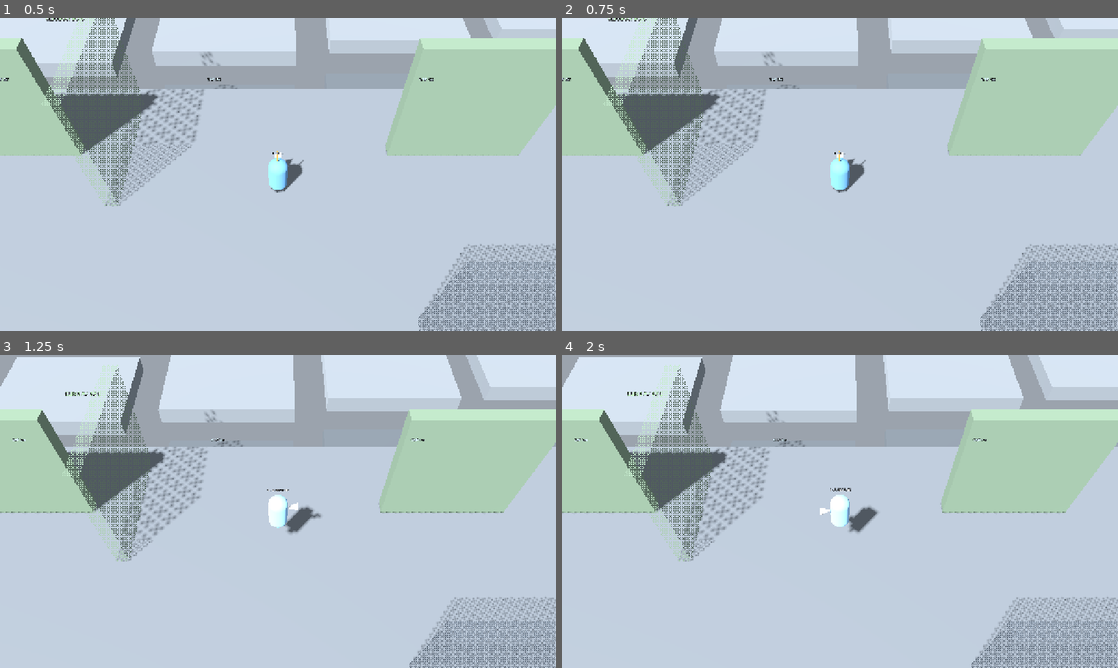
Above: before the commit, frames 1-4 (two rows, left to right).
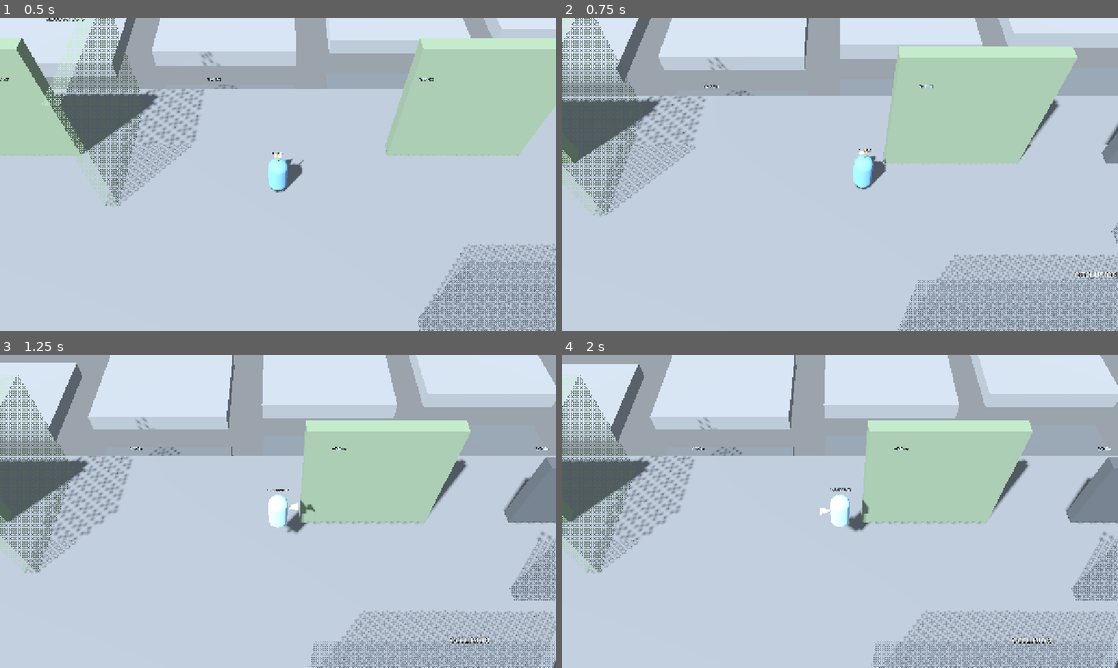
Above: after the commit, the same moments.

Repository: k3vin7/personalized_RPG
Game: Godot game, scene res://scenes/playground.tscn
Same seed, same stepped clock (60 frames per second), same inputs: the game is played once before the commit and once after it. This scene is started directly instead of the project's main scene.
Inputs (mouse positions are in pixels of both pictures, inside the frame that each line leads up to):
- Up to frame 1 (0.5 s): no input
- Up to frame 2 (0.75 s): move the mouse to (962, 158) at 0.52 s; hold F (dash) from 0.53 s (still down)
- Up to frame 3 (1.25 s): keep holding F (dash); tap Space (jump) at 0.77, 0.8, 1.07 s
- Up to frame 4 (2 s): move the mouse to (728, 527) at 1.27 s; release F (dash) at 1.28 s; tap Space (jump) at 1.35, 1.52, 1.82 s; tap F (dash) at 1.55 s

Frame 1 is identical in both runs. In frame 2, 30% of the frame differs, in the area x 0-100%, y 0-100%; in frame 3, 37%; in frame 4, 37%.

Commit message:
단계 3: 돌진(커서 방향, 벽 정지, 공중·중복 금지), 점프 커서 조준 토글

Diff:
--- a/data/physics_tuning.gd
+++ b/data/physics_tuning.gd
@@ -10,6 +10,10 @@
 @export var base_move_speed: float = 6.0
 @export var base_jump_height: float = 1.6
 @export var move_intent_timeout: float = 1.5
+# Off by default, which is the documented rule: a jump keeps the heading it was
+# already travelling on. Turned on, the jump goes where the cursor points at the
+# same speed, so the two can be compared without anything else changing.
+@export var jump_aims_at_cursor: bool = false
 
 @export_group("Strength to weight")
 @export var ratio_k_jump: float = 0.35
--- a/scripts/player/player_movement.gd
+++ b/scripts/player/player_movement.gd
@@ -35,6 +35,9 @@
 var _intent_direction := Vector3.ZERO
 var _intent_left := 0.0
 var _pending_air_target: Variant = null
+var _dash_left := 0.0
+var _dash_direction := Vector3.ZERO
+var _dash_cooldown_left := 0.0
 
 
 func setup(owner_player: Player) -> void:
@@ -123,6 +126,10 @@
 		_click_to_target()
 		get_viewport().set_input_as_handled()
 		return
+	if event.is_action_pressed("dash"):
+		request_dash()
+		get_viewport().set_input_as_handled()
+		return
 	if event.is_action_pressed("jump"):
 		# Buffered, never acted on here: input runs outside the physics step,
 		# where is_on_floor() still holds last step's answer.
@@ -137,6 +144,7 @@
 		# Nothing moves while dead; the body waits where it fell.
 		return
 	_jump_buffer_left = maxf(0.0, _jump_buffer_left - delta)
+	_dash_cooldown_left = maxf(0.0, _dash_cooldown_left - delta)
 	_intent_left = maxf(0.0, _intent_left - delta)
 	if _intent_left == 0.0:
 		_intent_direction = Vector3.ZERO
@@ -145,7 +153,9 @@
 	else:
 		_coyote_left = maxf(0.0, _coyote_left - delta)
 
-	if player.state == Player.State.AIRBORNE:
+	if player.state == Player.State.DASH:
+		_dash_step(delta)
+	elif player.state == Player.State.AIRBORNE:
 		_air_step(delta)
 	else:
 		_ground_step(delta)
@@ -208,6 +218,12 @@
 			horizontal = _intent_direction * player.get_move_speed()
 		else:
 			horizontal = Vector3.ZERO
+	# Only the heading changes with the toggle, never the speed, so the two
+	# rules can be compared with one variable between them.
+	if Tuning.values.jump_aims_at_cursor and horizontal.length() > 0.1:
+		var aim := cursor_direction()
+		if aim.length_squared() > 0.01:
+			horizontal = aim * horizontal.length()
 	_clear_intent()
 	# A jump is a new order of its own, so the click that was taking us
 	# somewhere is dropped rather than resumed on landing.
@@ -230,6 +246,63 @@
 	if player.is_on_floor():
 		player.floor_snap_length = player.default_snap_length()
 		player.change_state(Player.State.MOVE if _has_target else Player.State.IDLE)
+
+
+# DOC: ground only, cursor aimed, and never while already dashing or airborne.
+func request_dash() -> bool:
+	if not player.is_grounded_state() or _dash_cooldown_left > 0.0:
+		return false
+	var aim := cursor_direction()
+	if aim.length_squared() < 0.01:
+		return false
+	_dash_direction = aim
+	_dash_left = Tuning.values.dash_distance
+	_dash_cooldown_left = Tuning.values.dash_cooldown
+	cancel_target()
+	_clear_intent()
+	player.velocity.y = 0.0
+	player.change_state(Player.State.DASH)
+	return true
+
+
+func is_dashing() -> bool:
+	return player.state == Player.State.DASH
+
+
+func _dash_step(delta: float) -> void:
+	var speed: float = Tuning.values.dash_distance / maxf(Tuning.values.dash_duration, 0.01)
+	# Tracked as remaining distance so the last step covers exactly what is
+	# left rather than a frame's worth more or less.
+	var step := minf(speed * delta, _dash_left)
+	_dash_left -= step
+	var frame_speed := step / maxf(delta, 0.0001)
+	player.velocity.x = _dash_direction.x * frame_speed
+	player.velocity.z = _dash_direction.z * frame_speed
+	player.velocity.y -= Tuning.values.gravity * delta
+	player.move_and_slide()
+	# A wall ends it on the spot, and so does running out of ground.
+	if player.is_on_wall() or _dash_left <= 0.0:
+		_end_dash()
+	elif not player.is_on_floor():
+		_end_dash()
+
+
+func _end_dash() -> void:
+	_dash_left = 0.0
+	player.velocity.x = 0.0
+	player.velocity.z = 0.0
+	player.change_state(Player.State.IDLE if player.is_on_floor() else Player.State.AIRBORNE)
+
+
+func cursor_direction() -> Vector3:
+	var point: Variant = _cursor_ground_point()
+	if point == null:
+		return Vector3.ZERO
+	var direction := (point as Vector3) - player.global_position
+	direction.y = 0.0
+	if direction.length_squared() < 0.0004:
+		return Vector3.ZERO
+	return direction.normalized()
 
 
 func _face_cursor(delta: float) -> void:
--- a/scripts/world/playground.gd
+++ b/scripts/world/playground.gd
@@ -243,6 +243,8 @@
 
 	if multiplayer.is_server():
 		await _run_stage2_checks(local)
+		await _run_stage3_checks(local)
+		await _run_jump_toggle_check(local)
 		await _run_respawn_checks(local)
 		# Long enough that the other process has really gone, not merely queued.
 		await get_tree().create_timer(9.0).timeout
@@ -251,6 +253,85 @@
 
 # Stage 2 gates. Each one is the outcome the work order asks for, measured
 # rather than argued from the numbers.
+# The toggle must change the heading and nothing else.
+func _run_jump_toggle_check(local: Player) -> void:
+	var results := {}
+	for aimed in [false, true]:
+		Tuning.values.jump_aims_at_cursor = aimed
+		await _settle(local, Vector3(0.0, 1.0, 11.0))
+		local.movement.set_target(Vector3(8.0, 0.0, 11.0))
+		await get_tree().create_timer(0.8).timeout
+		var travel := Vector2(local.velocity.x, local.velocity.z)
+		local.movement.request_jump()
+		await get_tree().physics_frame
+		await get_tree().physics_frame
+		var launch := Vector2(local.velocity.x, local.velocity.z)
+		results[aimed] = {"travel": travel, "launch": launch}
+		await get_tree().create_timer(1.2).timeout
+	Tuning.values.jump_aims_at_cursor = false
+	var off: Dictionary = results[false]
+	var on: Dictionary = results[true]
+	var cursor := local.movement.cursor_direction()
+	print("PLAYGROUND_JUMP_TOGGLE off_matches_travel=%.2f on_matches_cursor=%.2f speed_off=%.2f speed_on=%.2f" % [
+		(off["travel"] as Vector2).normalized().dot((off["launch"] as Vector2).normalized()),
+		Vector2(cursor.x, cursor.z).normalized().dot((on["launch"] as Vector2).normalized()),
+		(off["launch"] as Vector2).length(), (on["launch"] as Vector2).length()])
+
+
+func _run_stage3_checks(local: Player) -> void:
+	await _settle(local, Vector3(0.0, 1.0, 11.0))
+	var start := local.global_position
+	var aim := local.movement.cursor_direction()
+	var went := local.movement.request_dash()
+	# Refused mid dash, and a jump pressed during one is ignored.
+	var second := local.movement.request_dash()
+	local.movement.request_jump()
+	await get_tree().physics_frame
+	await get_tree().physics_frame
+	var jumped := local.velocity.y > 1.0
+	await get_tree().create_timer(0.8).timeout
+	print("PLAYGROUND_STAGE3_DASH went=%s distance=%.2f heading_match=%.2f second=%s jumped=%s state=%s" % [
+		went, _flat(local.global_position - start),
+		aim.dot((local.global_position - start).normalized()),
+		second, jumped, Player.State.keys()[local.state]])
+
+	# Cooldown: still refused a moment later, allowed once it has run out.
+	var during_cooldown := local.movement.request_dash()
+	await get_tree().create_timer(Tuning.values.dash_cooldown + 0.2).timeout
+	var after_cooldown := local.movement.request_dash()
+	await get_tree().create_timer(0.6).timeout
+	print("PLAYGROUND_STAGE3_COOLDOWN during=%s after=%s" % [during_cooldown, after_cooldown])
+
+	# In the air it does not go at all.
+	await _settle(local, Vector3(0.0, 4.0, 11.0))
+	local.global_position = Vector3(0.0, 6.0, 11.0)
+	await get_tree().physics_frame
+	await get_tree().physics_frame
+	print("PLAYGROUND_STAGE3_AIR state=%s went=%s" % [
+		Player.State.keys()[local.state], local.movement.request_dash()])
+
+	# A wall stops it where it hits, not four metres on.
+	await _settle(local, Vector3(0.0, 1.0, 11.0))
+	var blocker := StaticBody3D.new()
+	blocker.name = "DashBlocker"
+	blocker.position = local.global_position + aim * 2.5
+	blocker.collision_layer = WALL_LAYER
+	var collision := CollisionShape3D.new()
+	var shape := BoxShape3D.new()
+	shape.size = Vector3(4.0, 3.0, 0.6)
+	shape.size = Vector3(4.0, 3.0, 0.6) if absf(aim.z) > absf(aim.x) else Vector3(0.6, 3.0, 4.0)
+	collision.shape = shape
+	blocker.add_child(collision)
+	add_child(blocker)
+	await get_tree().physics_frame
+	var wall_start := local.global_position
+	local.movement.request_dash()
+	await get_tree().create_timer(0.6).timeout
+	print("PLAYGROUND_STAGE3_WALL distance=%.2f state=%s" % [
+		_flat(local.global_position - wall_start), Player.State.keys()[local.state]])
+	blocker.queue_free()
+
+
 func _run_respawn_checks(local: Player) -> void:
 	# Falling past the kill plane kills and brings the body back on its own.
 	await _settle(local, Vector3(0.0, 1.0, 8.0))
